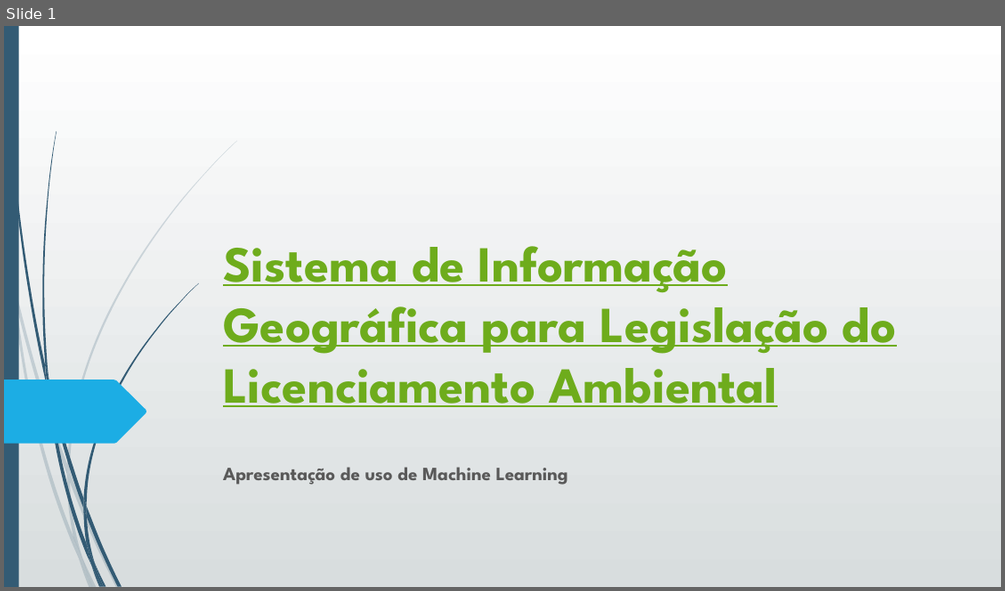
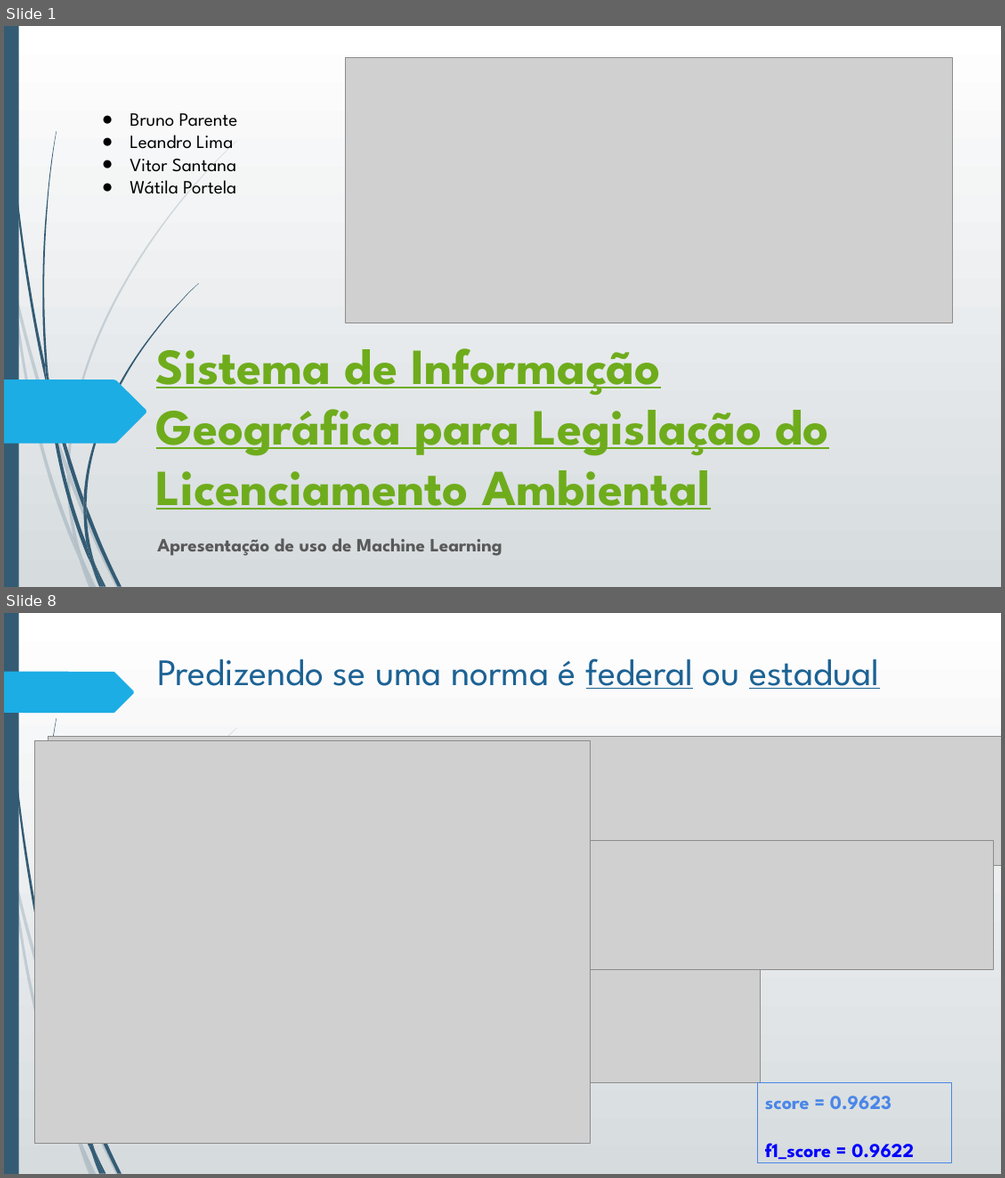
Before and after one commit to leoexcelsus/siglla_phase2, a slide deck: siglla fase2.pptx. Shown one above the other, each under a label of ours: slide 1 before the commit, slides 1 and 8 after it; the slides between them are not shown. The pictures are 1005x591 and 1005x1178 pixels, drawn with LibreOffice and Linux fonts; fonts in the diff are those of the drawing; grey boxes stand for pictures. Boxes give left, top, right and bottom in pixels: in the first picture for what was removed or moved away, otherwise in the second. Text is boxed around its words. In the diff, an @@ line names an element or a change of style, - is before the commit and + after.

```diff
--- a/siglla fase2.pptx
+++ b/siglla fase2.pptx
@@ slide 8 added at <box>4,613,1001,1174</box>, background gradient #FFFFFF to #D6DBDE; not listed: 18 template elements that a slide beside it also shows @@
@@ title added at <box>157,658,879,689</box>, 36 pt, text #1C6294 @@
+Predizendo se uma norma é federal ou estadual
@@ freeform shape added at <box>4,672,134,713</box>, fill #1CADE4 @@
@@ picture added at <box>35,740,591,1143</box> @@
@@ picture added at <box>48,737,1001,866</box> @@
@@ picture added at <box>234,755,760,1082</box> @@
@@ picture added at <box>129,840,994,970</box> @@
@@ rectangle added at <box>758,1083,952,1163</box>, outline #4A86E8 0.75 pt, 19 pt, text #0000FF, bold @@
+score = 0.9623
+f1_score = 0.9622
@@ slide 1 changed as well @@
@@ background gradient #FFFFFF to #D7DDE0 to gradient #FFFFFF to #D6DBDE @@
@@ picture added at <box>345,58,952,323</box> @@
@@ text added at <box>129,113,238,199</box>, 18 pt, text #000000 @@
+● Bruno Parente
+● Leandro Lima
+● Vitor Santana
+● Wátila Portela
@@ title "Sistema de Informação Geográfica para ...": place and size @@
-title "Sistema de Informação Geográfica para ..." at <box>223,246,897,407</box>
+title "Sistema de Informação Geográfica para ..." at <box>156,348,829,509</box>
@@ subtitle "Apresentação de uso de Machine ...": place and size @@
-subtitle "Apresentação de uso de Machine ..." at <box>223,467,568,484</box>
+subtitle "Apresentação de uso de Machine ..." at <box>157,538,502,556</box>
@@ subtitle "Apresentação de uso de Machine ..." at <box>157,538,502,556</box>: less space between paragraphs @@
```
Also in this commit, not shown: 2 other slides changed, 6 other slides added, 3 slides removed.
